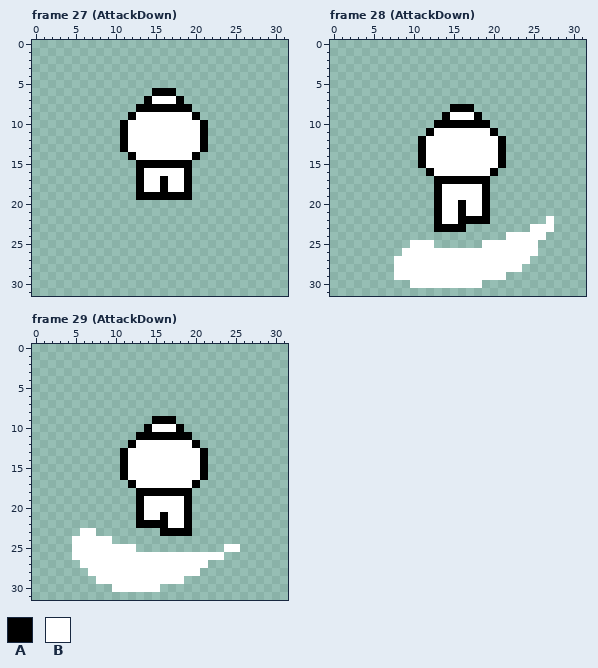
File history of a pixel-art file, sprites/grunt.aseprite. The picture above is the old version.
32x32 pixels, 36 frames. Shown: frame 27 (AttackDown), frame 28 (AttackDown), frame 29 (AttackDown). The commit also changed other frames, which this record leaves out.
Visible layers, top first: "Layer 1", "Layer 2".
Palette (. is transparent): A #000000  B #ffffff
Pixels before, frame 27 (AttackDown), first column x 11:
 6 ....AAA....
 7 ...ABBBA...
 8 ..AAAAAAA..
 9 .ABBBBBBBA.
10 ABBBBBBBBBA
11 ABBBBBBBBBA
12 ABBBBBBBBBA
13 ABBBBBBBBBA
14 .ABBBBBBBA.
15 ..AAAAAAA..
16 ..ABBBBBA..
17 ..ABBABBA..
18 ..ABBABBA..
19 ..AAAAAAA..
Pixels before, frame 28 (AttackDown), first column x 8:
 8 .......AAA..........
 9 ......ABBBA.........
10 .....AAAAAAA........
11 ....ABBBBBBBA.......
12 ...ABBBBBBBBBA......
13 ...ABBBBBBBBBA......
14 ...ABBBBBBBBBA......
15 ...ABBBBBBBBBA......
16 ....ABBBBBBBA.......
17 .....AAAAAAA........
18 .....ABBBBBA........
19 .....ABBBBBA........
20 .....ABBABBA........
21 .....ABBABBA........
22 .....ABBAAAA.......B
23 .....AAAA........BBB
24 ..............BBBBB.
25 ..BBB......BBBBBBB..
26 .BBBBBBBBBBBBBBBBB..
27 BBBBBBBBBBBBBBBBB...
28 BBBBBBBBBBBBBBBB....
29 BBBBBBBBBBBBBB......
30 ..BBBBBBBBB.........
Pixels before, frame 29 (AttackDown), first column x 5:
 9 ..........AAA........
10 .........ABBBA.......
11 ........AAAAAAA......
12 .......ABBBBBBBA.....
13 ......ABBBBBBBBBA....
14 ......ABBBBBBBBBA....
15 ......ABBBBBBBBBA....
16 ......ABBBBBBBBBA....
17 .......ABBBBBBBA.....
18 ........AAAAAAA......
19 ........ABBBBBA......
20 ........ABBBBBA......
21 ........ABBABBA......
22 ........AAAABBA......
23 .BB........AAAA......
24 BBBBB................
25 BBBBBBBB...........BB
26 BBBBBBBBBBBBBBBBBBB..
27 .BBBBBBBBBBBBBBBB....
28 ..BBBBBBBBBBBBBB.....
29 ...BBBBBBBBBBB.......
30 .....BBBBBB..........
The same view after the edit:
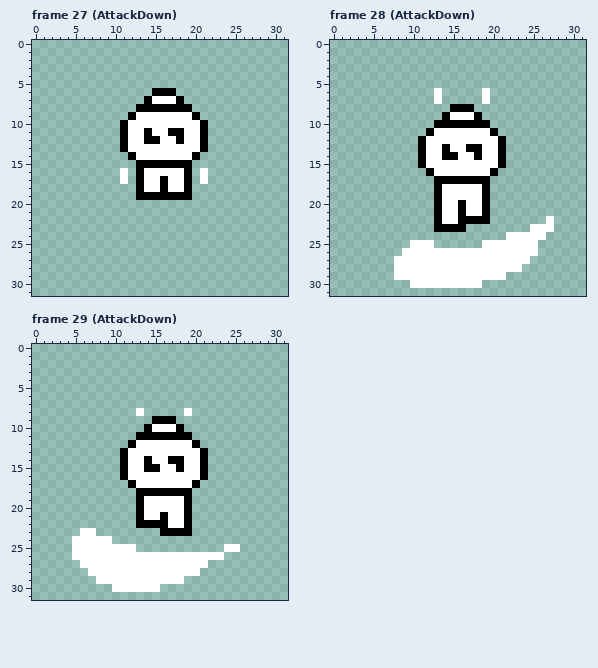
From old to new:
Frame 27 (AttackDown), layers "Layer 1", "Layer 2":
y 11: x 14 B -> A; x 17..18 BB -> AA
y 12: x 14..15 BB -> AA; x 18 B -> A
y 16..17: x 11 . -> B; x 21 . -> B
Frame 28 (AttackDown), layers "Layer 1", "Layer 2":
y 6..7: x 13 . -> B; x 19 . -> B
y 13: x 14 B -> A; x 17..18 BB -> AA
y 14: x 14..15 BB -> AA; x 18 B -> A
Frame 29 (AttackDown), layers "Layer 1", "Layer 2":
y 8: x 13 . -> B; x 19 . -> B
y 14: x 14 B -> A; x 17..18 BB -> AA
y 15: x 14..15 BB -> AA; x 18 B -> A
Where, in picture pixels (left, top, right, bottom), the same in both pictures:
changed: (120, 128, 208, 184)
added: (434, 88, 442, 104)
added: (482, 88, 490, 104)
changed: (442, 144, 482, 160)
added: (136, 408, 144, 416)
added: (184, 408, 192, 416)
changed: (144, 456, 184, 472)
